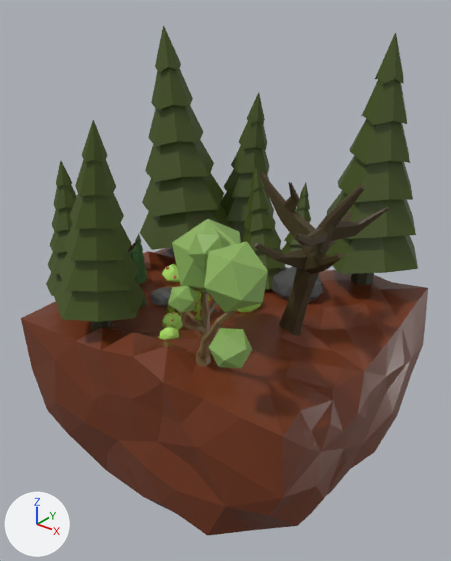
The FBX model Assets/Models/3dModels/TerrainTypes/forest.fbx: old version first, new version second.
The view is the same before and after, from a 50 mm camera at (1.53, -1.95, 1.22) aimed at (-0.05, 0.02, 0.0). Every picture has the same lights, and +X, +Y and +Z are marked at lower left. Where no turn or scale is listed for an object, it has been applied to the vertices. Vertices at the same position are counted once.
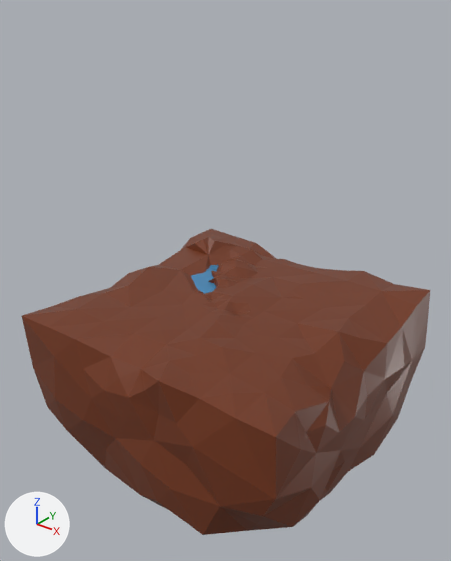
Changed parts and their boxes [x1, y1, x2, y2] in the pictures (451 x 561 px):
'Икосфера', recoloured, surface changed, reshaped, turned: before [21, 248, 428, 536]; after [22, 229, 430, 535]
'SapinHiver.007', deleted: before [326, 33, 418, 285]
'SapinHiver.001', deleted: before [54, 120, 145, 331]
'SapinHiver.006', deleted: before [140, 26, 232, 250]
'Tree_lp_11.001', deleted: before [168, 219, 268, 368]
'Arbre Automne.001', deleted (brown): before [254, 172, 388, 336]
'SapinHiver.015', deleted: before [220, 92, 274, 242]
'SapinHiver.003', deleted: before [242, 166, 287, 289]
'SapinHiver.004', deleted: before [46, 161, 77, 296]
'caillou1.002', deleted: before [272, 267, 323, 303]
'SapinHiver.005', deleted: before [282, 182, 311, 267]
'Cylinder.005', deleted: before [130, 234, 148, 284]
'Плоскость', recoloured, surface changed: [191, 265, 219, 294] in both
'caillou1', deleted: before [151, 287, 172, 307]
'Bush01', deleted: before [162, 312, 183, 330]
'Bush03', deleted: before [162, 264, 180, 282]
'Bush02.001', deleted: before [159, 327, 179, 340]
'Bush02.002', deleted: before [237, 303, 262, 312]
'Cube.009', deleted: before [166, 300, 182, 317]
'Arbre Automne', deleted: before [128, 238, 141, 255]
'Cube.004', deleted: before [193, 294, 201, 312]
'Cube.001', deleted: before [196, 306, 202, 320]
'Cylinder.001', deleted: before [140, 290, 147, 307]
'caillou1.001', deleted: before [167, 247, 174, 255]
'Cube.000', deleted: before [196, 290, 211, 302]
'BushBerry03', deleted: before [166, 264, 176, 279]
'caillou2', deleted: before [212, 308, 217, 313]
part 1 of me_икосфера, cut back: before [22, 248, 415, 430]; after [22, 236, 417, 433]

The edits, one by one:
In material 'Материал.001' (mat_материал_001), metallic goes from 0.33 to 0.0.
Material 'Материал.001' (mat_материал_001) changes colour from blue #4993c6 to brown #713518; in linear values from (0.0672, 0.292, 0.567) to (0.166, 0.0355, 0.00922).
In material 'Материал.001' (mat_материал_001), roughness goes from 0.0 to 0.4.
Material 'Материал.002' (mat_материал_002) is new.
Its base color is (0.0672, 0.292, 0.567) (blue #4993c6).
Its metallic is 0.33.
Its roughness is 0.0.
me_икосфера is used by ob_икосфера; location (0.032, -0.019, 0.0); rotation (0.0, 0.0, 0.0258), in degrees (0, 0, 1.5).
me_икосфера had 526 vertices, 1048 faces and spanned x -0.692..0.682, y -0.68..0.679, z -1.259..0.039.
me_икосфера no longer uses material mat_материал (brown #713518).
me_икосфера now has 459 vertices, 914 faces and spans x -0.692..0.682, y -0.68..0.679, z -1.259..0.025.
Part 1, on me_икосфера:
120 vertices are removed from x -0.676..0.587, y -0.494..0.649, z -0.258..0.039.
344 faces are deleted.
34 vertices move from x -0.644..0.645, y -0.66..0.627, z -0.196..0.013 to x -0.63..0.645, y -0.657..0.627, z -0.194..-0.046.
53 vertices are added at x -0.68..0.591, y -0.5..0.676, z -0.365..-0.012.
210 new faces join them.
me_икосфера now uses material mat_материал_001 (brown #713518).
me_плоскость has 36 vertices, 25 faces and spans x -0.474..-0.142, y 0.043..0.478, z -0.001..0.0.
me_плоскость no longer uses material mat_материал_001 (blue #4993c6).
me_плоскость now uses material mat_материал_002 (blue #4993c6).
Object 'Arbre Automne' (ob_arbre_automne) is deleted.
Object 'Cube.003' (ob_cube_003) is deleted.
Object 'Cube.001' (ob_cube_001) is deleted.
Object 'SapinHiver.001' (ob_sapinhiver_001) is deleted.
Object 'Tree_lp_11.001' (ob_tree_lp_11_001) is deleted.
Object 'Cube.004' (ob_cube_004) is deleted.
Object 'Bush01' (ob_bush01) is deleted.
Object 'Bush02.002' (ob_bush02_002) is deleted.
Object 'caillou1.002' (ob_caillou1_002) is deleted.
Object 'SapinHiver.005' (ob_sapinhiver_005) is deleted.
Object 'SapinHiver.015' (ob_sapinhiver_015) is deleted.
Object 'Cylinder.001' (ob_cylinder_001) is deleted.
Object 'Cylinder.005' (ob_cylinder_005) is deleted.
Object 'Bush02.001' (ob_bush02_001) is deleted.
Object 'Arbre Automne.001' (ob_arbre_automne_001) is deleted.
Object 'Cube.000' (ob_cube_000) is deleted.
Object 'Cube.009' (ob_cube_009) is deleted.
Object 'Икосфера' (ob_икосфера) turns from (0, 0, 1.5) to (0, 0, 0) degrees about x, y and z.
Object 'caillou1' (ob_caillou1) is deleted.
Object 'caillou1.001' (ob_caillou1_001) is deleted.
Object 'SapinHiver.004' (ob_sapinhiver_004) is deleted.
Object 'SapinHiver.006' (ob_sapinhiver_006) is deleted.
Object 'Bush03' (ob_bush03) is deleted.
Object 'SapinHiver.007' (ob_sapinhiver_007) is deleted.
Object 'caillou2' (ob_caillou2) is deleted.
Object 'SapinHiver.003' (ob_sapinhiver_003) is deleted.
Object 'BushBerry01' (ob_bushberry01) is deleted.
Object 'BushBerry03' (ob_bushberry03) is deleted.
